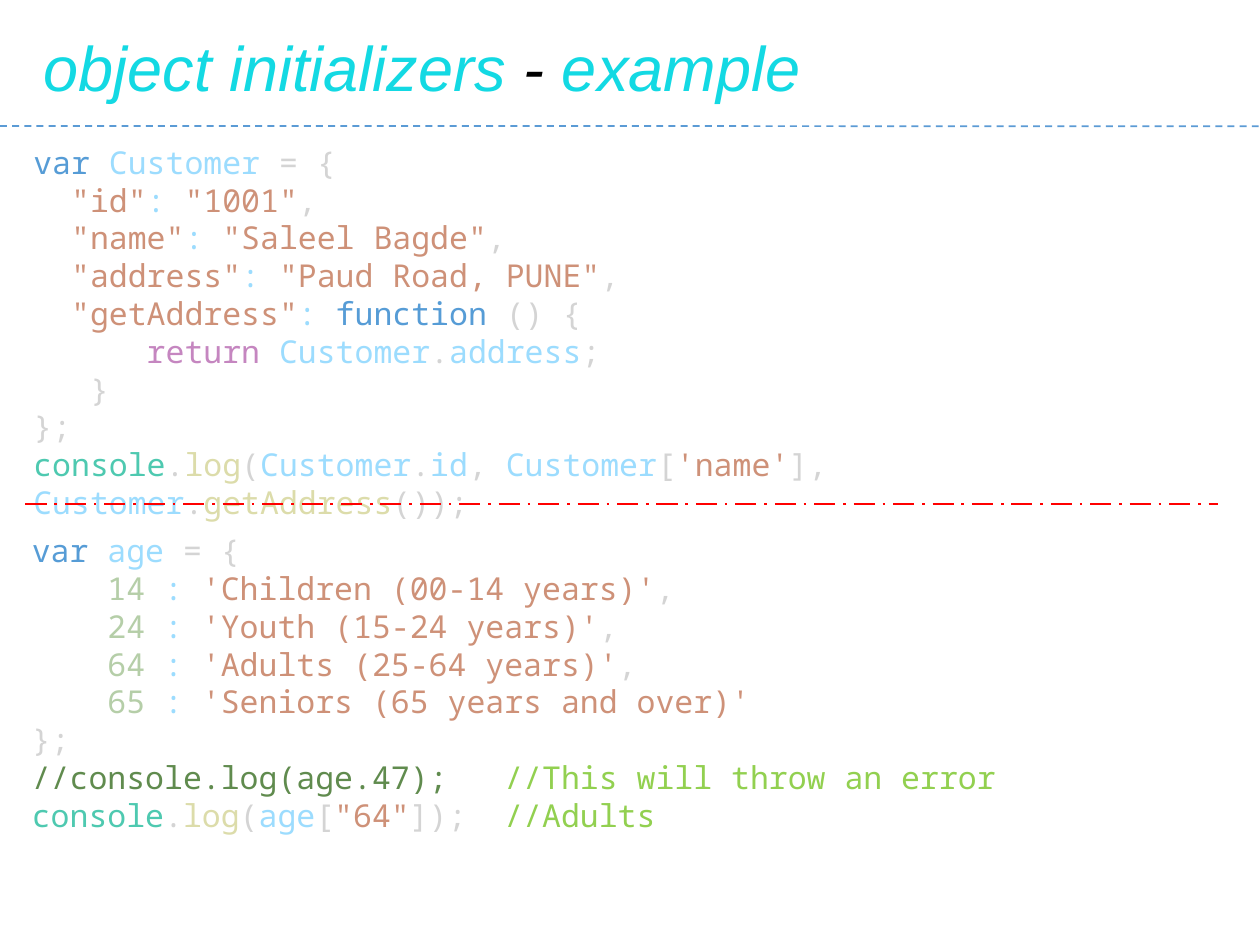
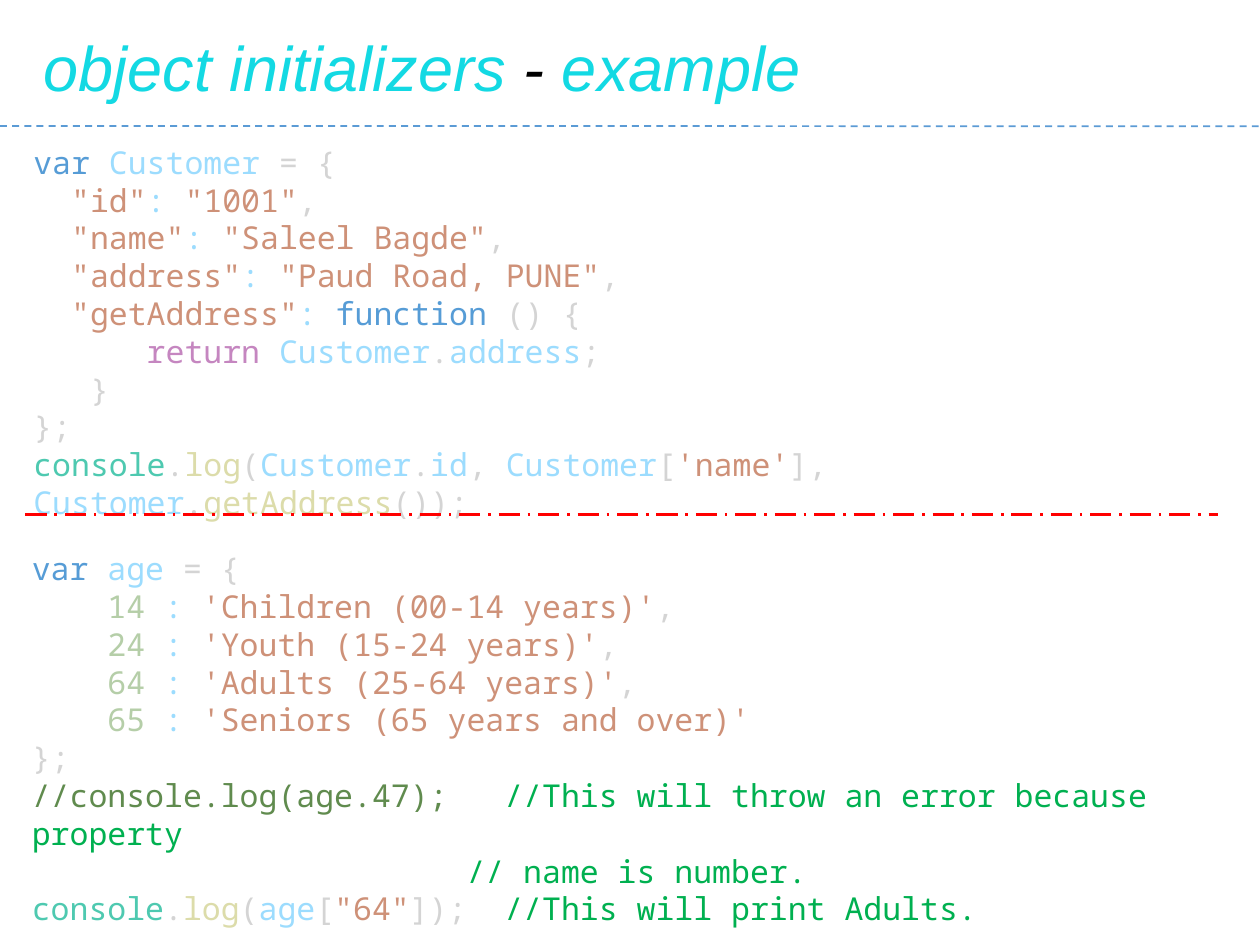
Before and after one commit to Saleel-Bagde/PPT-s, a slide deck: slide 64 of JavaScript.pptx. Drawn at 1260x945 pixels with LibreOffice and Linux fonts; fonts in the diff are those of the drawing. Boxes give left, top, right and bottom in pixels: in the first picture for what was removed or moved away, otherwise in the second. Text is boxed around its words. In the diff, an @@ line names an element or a change of style, - is before the commit and + after.

```diff
--- a/JavaScript.pptx
+++ b/JavaScript.pptx
@@ line moved from (25, 504) - (1218, 504) to (25, 514) - (1218, 514) @@
@@ text "var age = {": place and size @@
-text "var age = {" at <box>32,545,995,835</box>
+text "var age = {" at <box>32,563,1147,928</box>
@@ text at <box>32,783,1147,928</box>: text changed; text colour #92D050 to #00B050 @@
-//console.log(age.47); //This will throw an error
-console.log(age["64"]); //Adults
+//console.log(age.47); //This will throw an error because property
+// name is number.
+console.log(age["64"]); //This will print Adults.
```
Also in this commit, not shown: 16 other slides changed, 1 slide added, 1 slide removed, 4 other files.
